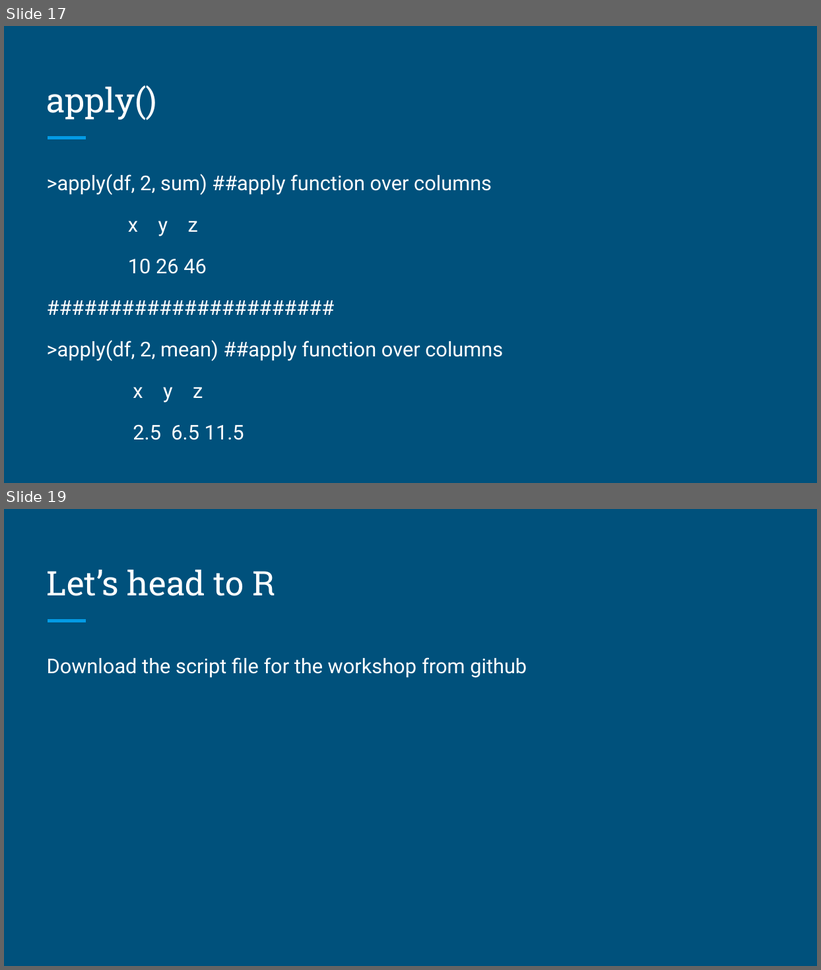
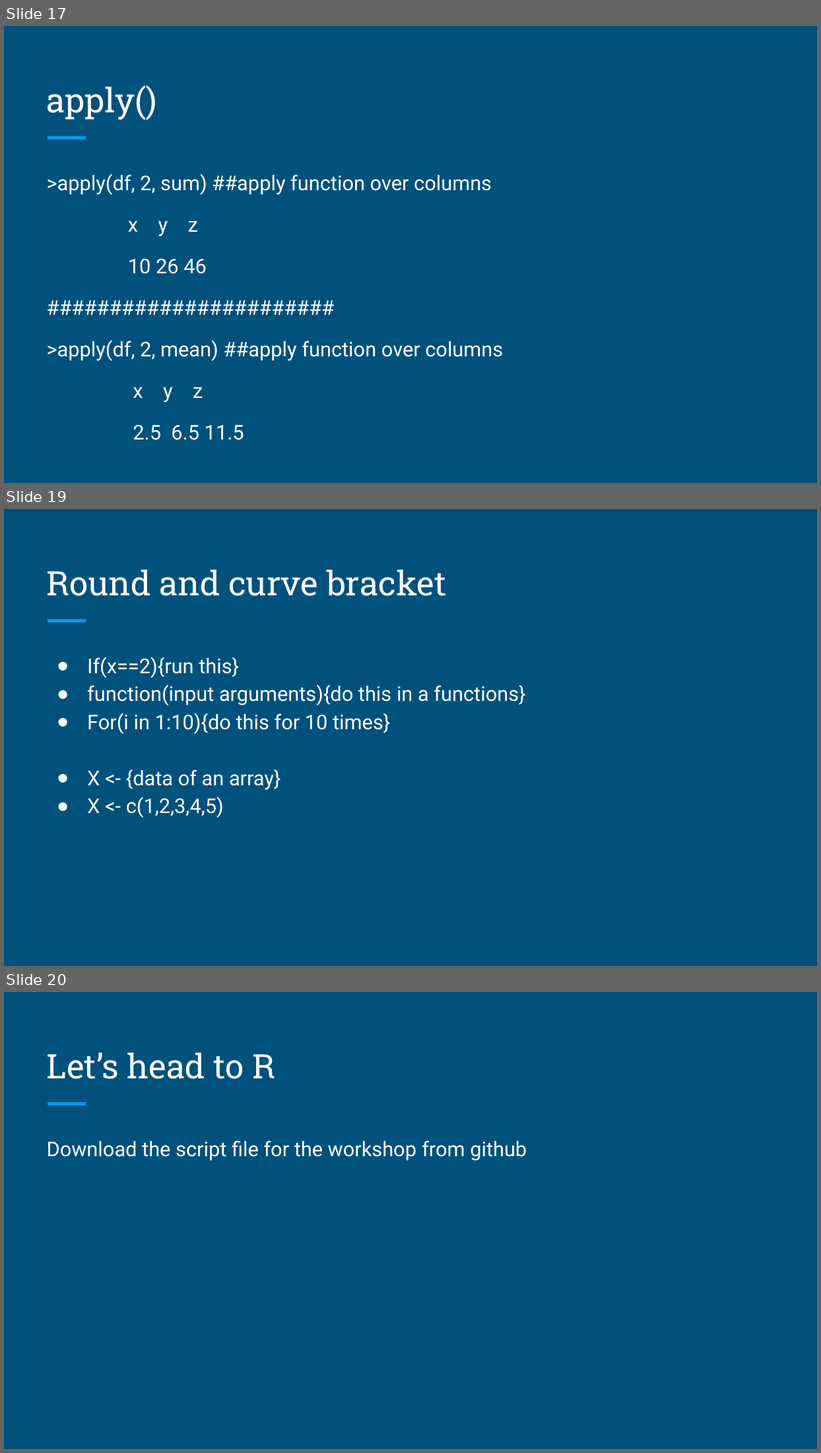
Before and after one commit to brandonyph/APB-Workshop-DataAnalyticsEssentials, a slide deck: Week3-Pipes-and-Iteration/Week 3-Pipes and Iteration.pptx. Shown one above the other, each under a label of ours: slides 17 and 19 before the commit, slides 17, 19 and 20 after it; the slides between them are not shown. The pictures are 821x970 and 821x1453 pixels, drawn with LibreOffice and Linux fonts; fonts in the diff are those of the drawing. Boxes give left, top, right and bottom in pixels: in the first picture for what was removed or moved away, otherwise in the second. Text is boxed around its words. In the diff, an @@ line names an element or a change of style, - is before the commit and + after.

```diff
--- a/Week3-Pipes-and-Iteration/Week 3-Pipes and Iteration.pptx
+++ b/Week3-Pipes-and-Iteration/Week 3-Pipes and Iteration.pptx
@@ slide 19 added at <box>4,509,817,966</box>, background #00517C; not listed: 1 template element that a slide beside it also shows @@
@@ title added at <box>47,570,447,596</box>, 30 pt, text #FFFFFF @@
+Round and curve bracket
@@ text added at <box>87,657,525,818</box>, 18 pt, text #FFFFFF @@
+● If(x==2){run this}
+● function(input arguments){do this in a functions}
+● For(i in 1:10){do this for 10 times}
+● X <- {data of an array}
+● X <- c(1,2,3,4,5)
@@ what was slide 19 is now slide 20 @@
```
Also in this commit, not shown: 6 slides changed, 35 other files.
